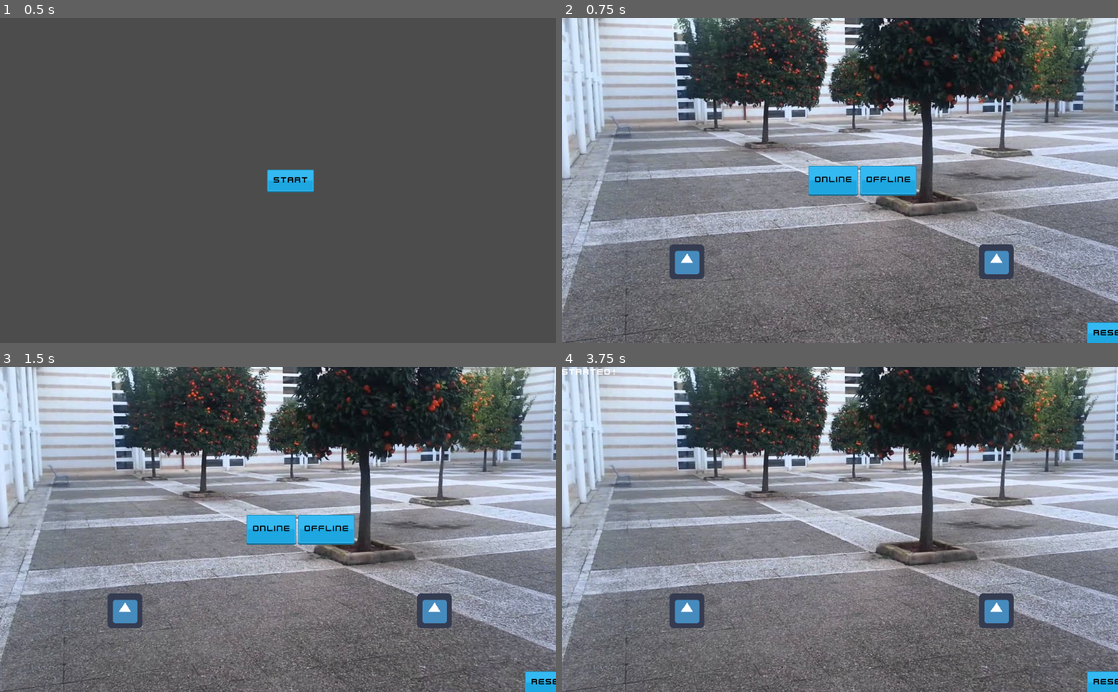
Above: before the commit, frames 1-4 (two rows, left to right).
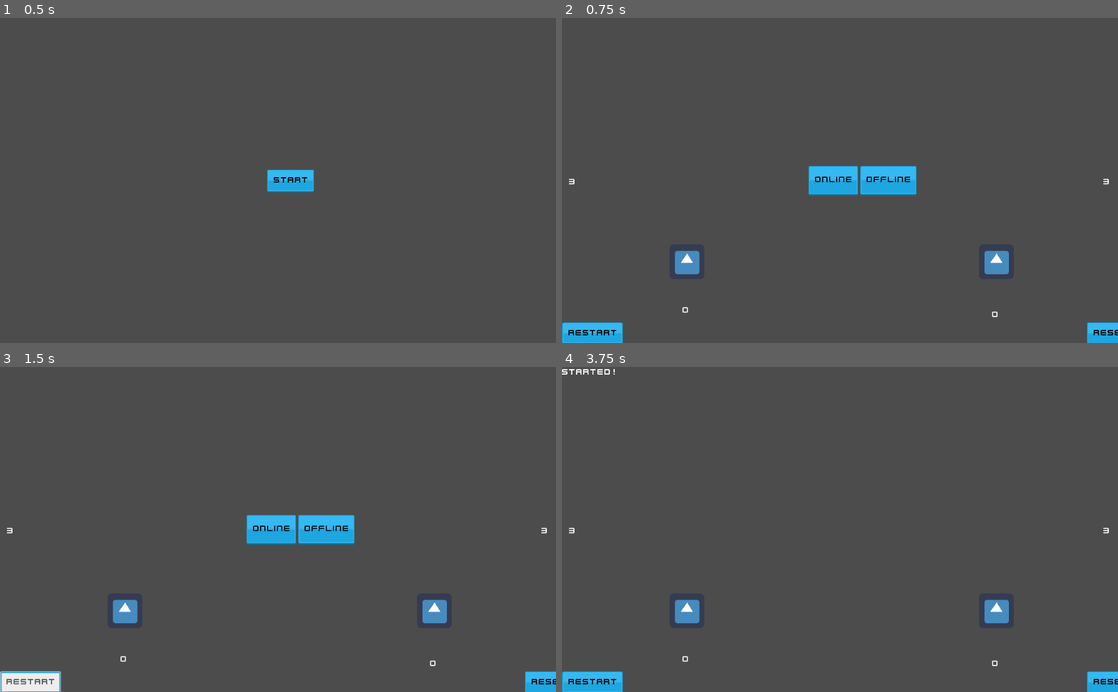
Above: after the commit, the same moments.

Repository: FrachLouz/Project_UCOFighters
Game: Godot game, scene res://src/StartScreen.tscn
The game is run twice, just before and just after one commit, with the same random seed, the same clock (stepped at 60 frames per second) and the same inputs. Before the commit the project starts from res://StartScreen.tscn. The engine's default icon, where the game draws it, is replaced by a stand-in: a white triangle on a blue panel in a dark square.
Inputs (mouse positions are in pixels of both pictures, inside the frame that each line leads up to):
- Up to frame 1 (0.5 s): no input
- Up to frame 2 (0.75 s): click "START" at 0.5 s
- Up to frame 3 (1.5 s): click (27, 682) at 1.25 s, where only the run after the commit has a clickable "Restart"
- Up to frame 4 (3.75 s): click (589, 682) at 2 s, where only the run after the commit has a clickable "Restart"; click (589, 682) at 2.75 s, where only the run after the commit has a clickable "Restart"; click "OFFLINE" at 3.5 s

Frame 1 is identical in both runs. In frame 2, 84% of the frame differs, in the area x 0-100%, y 0-100%; in frame 3, 84%; in frame 4, 86%.

Commit message:
Core gameplay terminado

Diff:
--- a/project.godot
+++ b/project.godot
@@ -33,7 +33,7 @@
 [application]
 
 config/name="Project_UCOFighters"
-run/main_scene="res://StartScreen.tscn"
+run/main_scene="res://src/StartScreen.tscn"
 config/icon="res://icon.png"
 
 [autoload]
--- a/Attacks/Punch.gd
+++ b/src/Attacks/Kick.gd
@@ -1,8 +1,8 @@
 extends Area2D
 
-const PunchHitbox = preload("res://Attacks/PunchHitbox.tscn")
+const KickHitbox = preload("res://src/Attacks/KickHitbox.tscn")
 onready var startup_timer = $StartupTimer
-onready var punch_timer = $PunchTimer
+onready var kick_timer = $KickTimer
 onready var host_player = get_tree().get_root().get_node("Main/HostPlayer").get_path()
 onready var sprite_width = $AttackVisualBox.texture.get_width() * $AttackVisualBox.scale.x
 onready var inverse = false
@@ -24,17 +24,17 @@
 		inverse = true
 		global_position = Vector2(data['position'].x-sprite_width, data['position'].y)
 
-	punch_timer.start()
+	kick_timer.start()
 	startup_timer.start()
 
 func _on_StartupTimer_timeout():
 	startup_timer.stop()
-	SyncManager.spawn("PunchHitbox", get_parent(), PunchHitbox, { position = global_position,
+	SyncManager.spawn("KickHitbox", get_parent(), KickHitbox, { position = global_position,
 																inverse = inverse,
 																offset = sprite_width,
 																player_path = player_path})
 
-func _on_PunchTimer_timeout():
+func _on_KickTimer_timeout():
 	SyncManager.despawn(self)
 
 func take_hit(object_path: NodePath, killing_blow: bool):
--- a/Attacks/Kick.tscn
+++ b/src/Attacks/Kick.tscn
@@ -1,7 +1,7 @@
 [gd_scene load_steps=5 format=2]
 
 [ext_resource path="res://addons/godot-rollback-netcode/NetworkTimer.gd" type="Script" id=1]
-[ext_resource path="res://Attacks/Kick.gd" type="Script" id=2]
+[ext_resource path="res://src/Attacks/Kick.gd" type="Script" id=2]
 [ext_resource path="res://icon.png" type="Texture" id=3]
 
 [sub_resource type="RectangleShape2D" id=1]
--- a/Attacks/KickHitbox.gd
+++ b/src/Attacks/KickHitbox.gd
@@ -10,7 +10,6 @@
 func _network_spawn(data: Dictionary) -> void:
 
 	player_path = data['player_path']
-
 
 	if not data['inverse']:
 		global_position = data['position']
--- a/Attacks/KickHitbox.tscn
+++ b/src/Attacks/KickHitbox.tscn
@@ -2,7 +2,7 @@
 
 [ext_resource path="res://addons/godot-rollback-netcode/NetworkTimer.gd" type="Script" id=1]
 [ext_resource path="res://icon.png" type="Texture" id=2]
-[ext_resource path="res://Attacks/KickHitbox.gd" type="Script" id=3]
+[ext_resource path="res://src/Attacks/KickHitbox.gd" type="Script" id=3]
 
 [sub_resource type="RectangleShape2D" id=1]
 extents = Vector2( 39.5, 47 )
--- a/Attacks/Kick.gd
+++ b/src/Attacks/Punch.gd
@@ -1,8 +1,8 @@
 extends Area2D
 
-const KickHitbox = preload("res://Attacks/KickHitbox.tscn")
+const PunchHitbox = preload("res://src/Attacks/PunchHitbox.tscn")
 onready var startup_timer = $StartupTimer
-onready var kick_timer = $KickTimer
+onready var punch_timer = $PunchTimer
 onready var host_player = get_tree().get_root().get_node("Main/HostPlayer").get_path()
 onready var sprite_width = $AttackVisualBox.texture.get_width() * $AttackVisualBox.scale.x
 onready var inverse = false
@@ -24,17 +24,17 @@
 		inverse = true
 		global_position = Vector2(data['position'].x-sprite_width, data['position'].y)
 
-	kick_timer.start()
+	punch_timer.start()
 	startup_timer.start()
 
 func _on_StartupTimer_timeout():
 	startup_timer.stop()
-	SyncManager.spawn("KickHitbox", get_parent(), KickHitbox, { position = global_position,
+	SyncManager.spawn("PunchHitbox", get_parent(), PunchHitbox, { position = global_position,
 																inverse = inverse,
 																offset = sprite_width,
 																player_path = player_path})
 
-func _on_KickTimer_timeout():
+func _on_PunchTimer_timeout():
 	SyncManager.despawn(self)
 
 func take_hit(object_path: NodePath, killing_blow: bool):
--- a/Attacks/Punch.tscn
+++ b/src/Attacks/Punch.tscn
@@ -1,6 +1,6 @@
 [gd_scene load_steps=6 format=2]
 
-[ext_resource path="res://Attacks/Punch.gd" type="Script" id=1]
+[ext_resource path="res://src/Attacks/Punch.gd" type="Script" id=1]
 [ext_resource path="res://addons/godot-rollback-netcode/NetworkTimer.gd" type="Script" id=2]
 [ext_resource path="res://icon.png" type="Texture" id=3]
 
--- a/Attacks/PunchHitbox.gd
+++ b/src/Attacks/PunchHitbox.gd
@@ -1,5 +1,4 @@
 extends Area2D
-
 
 onready var host_player = get_tree().get_root().get_node("Main/HostPlayer").get_path()
 onready var active_timer = $ActiveTimer
--- a/Attacks/PunchHitbox.tscn
+++ b/src/Attacks/PunchHitbox.tscn
@@ -1,6 +1,6 @@
 [gd_scene load_steps=5 format=2]
 
-[ext_resource path="res://Attacks/PunchHitbox.gd" type="Script" id=1]
+[ext_resource path="res://src/Attacks/PunchHitbox.gd" type="Script" id=1]
 [ext_resource path="res://addons/godot-rollback-netcode/NetworkTimer.gd" type="Script" id=2]
 [ext_resource path="res://icon.png" type="Texture" id=3]
 
--- a/Main.gd
+++ b/src/Main.gd
@@ -8,6 +8,16 @@
 onready var port_field = $CanvasLayer/ConnectionPanel/GridContainer/PortField
 onready var message_label = $CanvasLayer/ConnectionLabel
 onready var sync_label = $CanvasLayer/SyncLostLabel
+
+#VARIABLES DE UI, SUJETAS A CAMBIO
+onready var win_screen = $CanvasLayer/WinScreenLabel
+onready var host_shields = $CanvasLayer/HostShields
+onready var client_shields = $CanvasLayer/ClientShields
+onready var hostwin_label = $CanvasLayer/HostWins
+onready var clientwin_label = $CanvasLayer/ClientWins
+
+var host_wins = 0
+var client_wins = 0
 
 func _ready() -> void:
 	get_tree().connect("network_peer_connected", self, "_on_network_peer_connected")
@@ -58,7 +68,6 @@
 func _on_server_disconnected() -> void:
 	_on_network_peer_disconnected(1)
 
-
 func _on_ResetButton_pressed():
 	SyncManager.stop()
 	SyncManager.clear_peers()
@@ -100,3 +109,49 @@
 	SyncManager.network_adaptor = DummyNetworkAdaptor.new()
 	SyncManager.start()
 	$ClientPlayer.input_prefix = "player2_"
+
+
+func _on_RestartButton_pressed():
+	restart_game()
+
+func restart_game():
+	yield(get_tree().create_timer(0.2), "timeout")
+	$ClientPlayer.reset()
+	$HostPlayer.reset()
+
+func _on_HostPlayer_game_lost():
+	win_screen.text = "PLAYER 2 WINS"
+	win_screen.visible = true
+	client_wins += 1
+	clientwin_label.text = String(client_wins)
+	stop_match()
+	yield(wait_for_restart(), "completed")
+	restart_game()
+	win_screen.visible = false
+
+func _on_ClientPlayer_game_lost():
+	win_screen.text = "PLAYER 1 WINS"
+	win_screen.visible = true
+	host_wins += 1
+	hostwin_label.text = String(host_wins)
+	stop_match()
+	yield(wait_for_restart(), "completed")
+	restart_game()
+	win_screen.visible = false
+
+
+func _on_HostPlayer_update_shield():
+	host_shields.text = String($HostPlayer.shield_count)
+
+func _on_ClientPlayer_update_shield():
+	client_shields.text = String($ClientPlayer.shield_count)
+
+func stop_match():
+	$HostPlayer.is_lock = true
+	$ClientPlayer.is_lock = true
+
+func wait_for_restart():
+	while true:
+		yield(get_tree(), "idle_frame")
+		if Input.is_action_just_pressed("player1_attack") or Input.is_action_just_pressed("player2_attack"):
+			break
--- a/Main.tscn
+++ b/src/Main.tscn
@@ -1,9 +1,8 @@
-[gd_scene load_steps=6 format=2]
-
-[ext_resource path="res://Main.gd" type="Script" id=1]
-[ext_resource path="res://Player.tscn" type="PackedScene" id=2]
-[ext_resource path="res://Wall.tscn" type="PackedScene" id=3]
-[ext_resource path="res://maxresdefault-750769485.jpg" type="Texture" id=4]
+[gd_scene load_steps=5 format=2]
+
+[ext_resource path="res://src/Main.gd" type="Script" id=1]
+[ext_resource path="res://src/Player/Player.tscn" type="PackedScene" id=2]
+[ext_resource path="res://src/Wall/Wall.tscn" type="PackedScene" id=3]
 [ext_resource path="res://themes/kenneyUI-blue.tres" type="Theme" id=5]
 
 [node name="Main" type="Node2D"]
@@ -121,12 +120,70 @@
 margin_bottom = 14.0
 text = "Regaining Sync..."
 
-[node name="BackGround" type="CanvasLayer" parent="."]
-layer = -1
-
-[node name="BackGroundSprite" type="Sprite" parent="BackGround"]
-position = Vector2( 521, 247 )
-texture = ExtResource( 4 )
+[node name="RestartButton" type="Button" parent="CanvasLayer"]
+anchor_top = 1.0
+anchor_bottom = 1.0
+margin_top = -38.251
+margin_right = 66.3241
+text = "Restart"
+
+[node name="WinScreenLabel" type="Label" parent="CanvasLayer"]
+visible = false
+anchor_left = 0.5
+anchor_top = 0.5
+anchor_right = 0.5
+anchor_bottom = 0.5
+margin_left = -127.0
+margin_top = -9.0
+margin_right = 127.0
+margin_bottom = 9.0
+theme = ExtResource( 5 )
+align = 1
+valign = 1
+
+[node name="HostShields" type="Label" parent="CanvasLayer"]
+anchor_top = 0.5
+anchor_bottom = 0.5
+margin_top = -7.0
+margin_right = 40.0
+margin_bottom = 7.0
+theme = ExtResource( 5 )
+text = "3"
+align = 1
+valign = 1
+
+[node name="ClientShields" type="Label" parent="CanvasLayer"]
+anchor_left = 1.0
+anchor_top = 0.5
+anchor_right = 1.0
+anchor_bottom = 0.5
+margin_left = -40.0
+margin_top = -7.0
+margin_bottom = 7.0
+theme = ExtResource( 5 )
+text = "3"
+align = 1
+valign = 1
+
+[node name="HostWins" type="Label" parent="CanvasLayer"]
+margin_left = 209.0
+margin_top = 530.0
+margin_right = 249.0
+margin_bottom = 544.0
+text = "0"
+align = 1
+valign = 1
+
+[node name="ClientWins" type="Label" parent="CanvasLayer"]
+anchor_top = 1.0
+anchor_bottom = 1.0
+margin_left = 779.0
+margin_top = -62.0
+margin_right = 819.0
+margin_bottom = -48.0
+text = "0"
+align = 1
+valign = 1
 
 [node name="HostPlayer" parent="." instance=ExtResource( 2 )]
 position = Vector2( 230, 450 )
@@ -144,3 +201,8 @@
 [connection signal="pressed" from="CanvasLayer/ConnectionPanel/GridContainer/HostButton" to="." method="_on_HostButton_pressed"]
 [connection signal="pressed" from="CanvasLayer/ConnectionPanel/GridContainer/ClientButton" to="." method="_on_ClientButton_pressed"]
 [connection signal="pressed" from="CanvasLayer/ResetButton" to="." method="_on_ResetButton_pressed"]
+[connection signal="pressed" from="CanvasLayer/RestartButton" to="." method="_on_RestartButton_pressed"]
+[connection signal="game_lost" from="HostPlayer" to="." method="_on_HostPlayer_game_lost"]
+[connection signal="update_shield" from="HostPlayer" to="." method="_on_HostPlayer_update_shield"]
+[connection signal="game_lost" from="ClientPlayer" to="." method="_on_ClientPlayer_game_lost"]
+[connection signal="update_shield" from="ClientPlayer" to="." method="_on_ClientPlayer_update_shield"]
--- /dev/null
+++ b/src/Match.gd
@@ -0,0 +1,9 @@
+extends Node2D
+
+const main = preload("res://src/Main.tscn")
+
+func _ready():
+	$ClientPlayer.set_network_master(main.client_id)
+	$HostPlayer.set_network_master(main.host_id)
+
+	SyncManager.start()
--- /dev/null
+++ b/src/Match.tscn
@@ -0,0 +1,27 @@
+[gd_scene load_steps=5 format=2]
+
+[ext_resource path="res://src/Wall/Wall.tscn" type="PackedScene" id=1]
+[ext_resource path="res://maxresdefault-750769485.jpg" type="Texture" id=2]
+[ext_resource path="res://src/Player/Player.tscn" type="PackedScene" id=3]
+[ext_resource path="res://src/Match.gd" type="Script" id=4]
+
+[node name="Match" type="Node2D"]
+script = ExtResource( 4 )
+
+[node name="Wall" parent="." instance=ExtResource( 1 )]
+
+[node name="Wall2" parent="." instance=ExtResource( 1 )]
+position = Vector2( 1025, -2 )
+
+[node name="BackGround" type="CanvasLayer" parent="."]
+layer = -1
+
+[node name="BackGroundSprite" type="Sprite" parent="BackGround"]
+position = Vector2( 521, 247 )
+texture = ExtResource( 2 )
+
+[node name="HostPlayer" parent="." instance=ExtResource( 3 )]
+position = Vector2( 230, 450 )
+
+[node name="ClientPlayer" parent="." instance=ExtResource( 3 )]
+position = Vector2( 800, 450 )
--- a/Player.gd
+++ b/src/Player/Player.gd
@@ -1,15 +1,18 @@
 extends KinematicBody2D  # <--- cambia de Node2D a KinematicBody2D
 
-const Punch = preload("res://Attacks/Punch.tscn")
-const Kick = preload("res://Attacks/Kick.tscn")
-const PuncHitbox = preload("res://Attacks/PunchHitbox.tscn")
+const Punch = preload("res://src/Attacks/Punch.tscn")
+const Kick = preload("res://src/Attacks/Kick.tscn")
 
+onready var original_position = position
 onready var collision_shape = $CollisionShape2D
 onready var hurtbox_shape = $HurtboxArea
 onready var hitstun_timer = $HitstunTimer
 onready var blockstun_timer = $BlockstunTimer
 onready var main = get_tree().get_root().get_node("Main")
 onready var player_path = self.get_path()
+
+signal game_lost()
+signal update_shield()
 
 var input_prefix := "player1_"
 var speed := 8
@@ -19,6 +22,7 @@
 var is_hitstun = false
 var is_blockstun = false
 var is_blocking = false
+var shield_count = 3
 
 func _ready() -> void:
 	SyncManager.connect("scene_spawned", self, "_on_SyncManager_scene_spawned")
@@ -47,9 +51,7 @@
 
 		if player_path == "/root/Main/HostPlayer" && input.get("input_vector") == Vector2.LEFT:
 			is_blocking = true
-		else:
-			is_blocking = false
-		if player_path == "/root/Main/ClientPlayer" && input.get("input_vector") == Vector2.RIGHT:
+		elif player_path == "/root/Main/ClientPlayer" && input.get("input_vector") == Vector2.RIGHT:
 			is_blocking = true
 		else:
 			is_blocking = false
@@ -113,7 +115,8 @@
 		"is_cancelable": is_cancelable,
 		"is_blocking": is_blocking,
 		"is_hitstun": is_hitstun,
-		"is_blockstun": is_blockstun
+		"is_blockstun": is_blockstun,
+		"shield_count": shield_count
 		}
 
 func _load_state(state: Dictionary) -> void:
@@ -124,23 +127,39 @@
 	is_blocking = state["is_blocking"]
 	is_hitstun = state["is_hitstun"]
 	is_blockstun = state["is_blockstun"]
+	shield_count = state["shield_count"]
 
 func manage_hit(object_path: NodePath, killing_blow: bool):
+
 	print(object_path, " ha golpeado a ", player_path)
-	if is_blocking == true:
+	if is_blocking == true && shield_count >= 0:
 		print("ATAQUE BLOQUEADO")
+		if killing_blow:
+			modify_shield(1)
+		else:
+			modify_shield(-1)
 		is_blockstun = true
 		blockstun_timer.start()
 	else:
 		if killing_blow:
 			print("PARTIDA FINALIZADA:= ", player_path)
+			emit_signal("game_lost")
 		is_hitstun = true
 		hitstun_timer.start()
 
 func _on_HitstunTimer_timeout():
 	is_hitstun = false
 
-
 func _on_BlockstunTimer_timeout():
 	is_blockstun = false
 	print("YA NO ESTOY EN BLOCKSTUN")
+
+func reset():
+	position = original_position
+	is_lock = false
+	shield_count = 3
+	emit_signal("update_shield")
+
+func modify_shield(value: int):
+	shield_count += value
+	emit_signal("update_shield")
--- a/Player.tscn
+++ b/src/Player/Player.tscn
@@ -1,9 +1,9 @@
 [gd_scene load_steps=7 format=2]
 
-[ext_resource path="res://Player.gd" type="Script" id=1]
-[ext_resource path="res://icon.png" type="Texture" id=2]
-[ext_resource path="res://HurtboxArea.gd" type="Script" id=3]
-[ext_resource path="res://addons/godot-rollback-netcode/NetworkTimer.gd" type="Script" id=4]
+[ext_resource path="res://src/Player/Player.gd" type="Script" id=1]
+[ext_resource path="res://addons/godot-rollback-netcode/NetworkTimer.gd" type="Script" id=2]
+[ext_resource path="res://icon.png" type="Texture" id=3]
+[ext_resource path="res://src/Player/HurtboxArea.gd" type="Script" id=4]
 
 [sub_resource type="RectangleShape2D" id=1]
 extents = Vector2( 31.5, 31.5 )
@@ -23,19 +23,20 @@
 one_way_collision = true
 
 [node name="HurtboxArea" type="Area2D" parent="."]
-script = ExtResource( 3 )
+script = ExtResource( 4 )
 
 [node name="HurtboxCollisionShape" type="CollisionShape2D" parent="HurtboxArea"]
 position = Vector2( -0.5, -0.5 )
 shape = SubResource( 2 )
 
 [node name="HitstunTimer" type="Node" parent="."]
-script = ExtResource( 4 )
+script = ExtResource( 2 )
 wait_ticks = 60
 
 [node name="BlockstunTimer" type="Node" parent="."]
-script = ExtResource( 4 )
+script = ExtResource( 2 )
 wait_ticks = 30
 
+[connection signal="game_lost" from="." to="." method="_on_Player_game_lost"]
 [connection signal="timeout" from="HitstunTimer" to="." method="_on_HitstunTimer_timeout"]
 [connection signal="timeout" from="BlockstunTimer" to="." method="_on_BlockstunTimer_timeout"]
--- a/StartScreen.gd
+++ b/src/StartScreen.gd
@@ -1,4 +1,4 @@
 extends Node2D
 
 func _on_StartButton_pressed():
-	get_tree().change_scene("res://Main.tscn")
+	get_tree().change_scene("res://src/Main.tscn")
--- a/StartScreen.tscn
+++ b/src/StartScreen.tscn
@@ -1,6 +1,6 @@
 [gd_scene load_steps=2 format=2]
 
-[ext_resource path="res://StartScreen.gd" type="Script" id=1]
+[ext_resource path="res://src/StartScreen.gd" type="Script" id=1]
 
 [node name="StartScreen" type="Node2D"]
 script = ExtResource( 1 )
Renamed: Attacks/HitboxArea.gd -> src/Attacks/HitboxArea.gd
Renamed: HurtboxArea.gd -> src/Player/HurtboxArea.gd
Not shown: 1 places in src/Player/Player.tscn that only renumber resources
Renamed: Wall.tscn -> src/Wall/Wall.tscn
